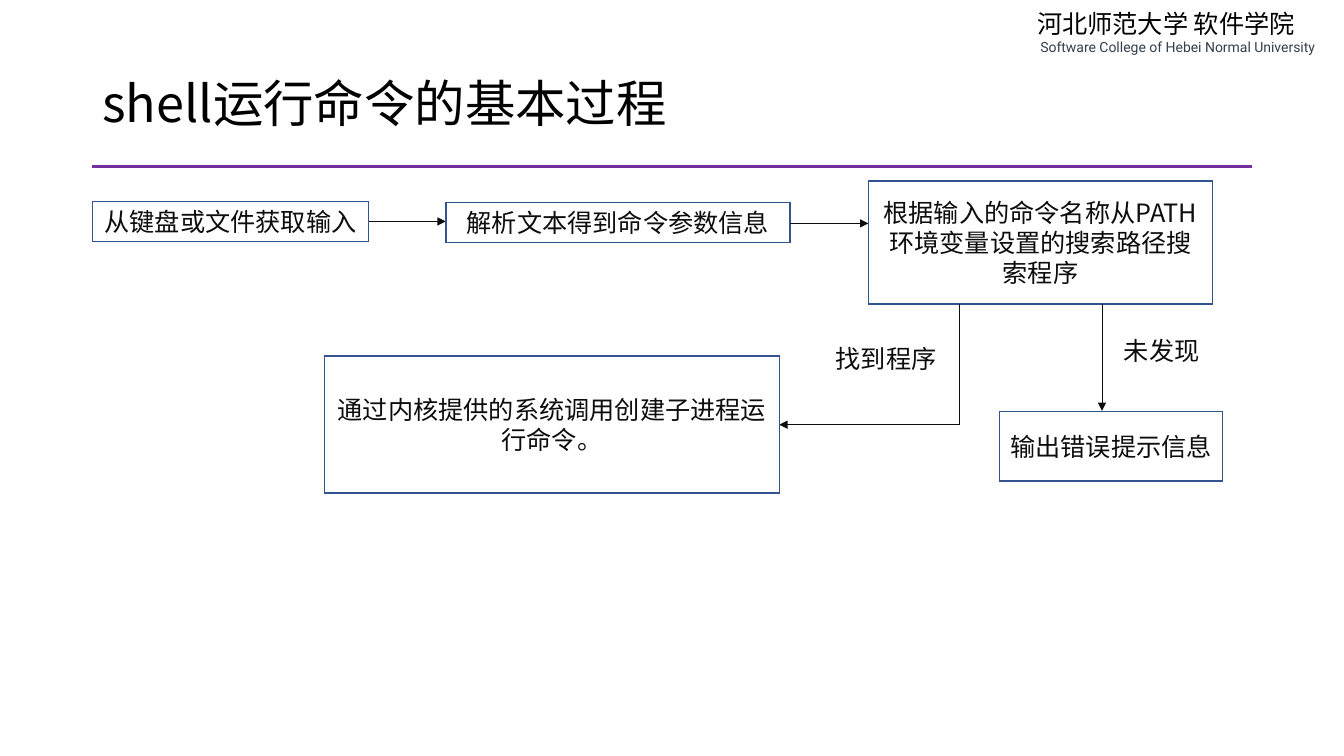
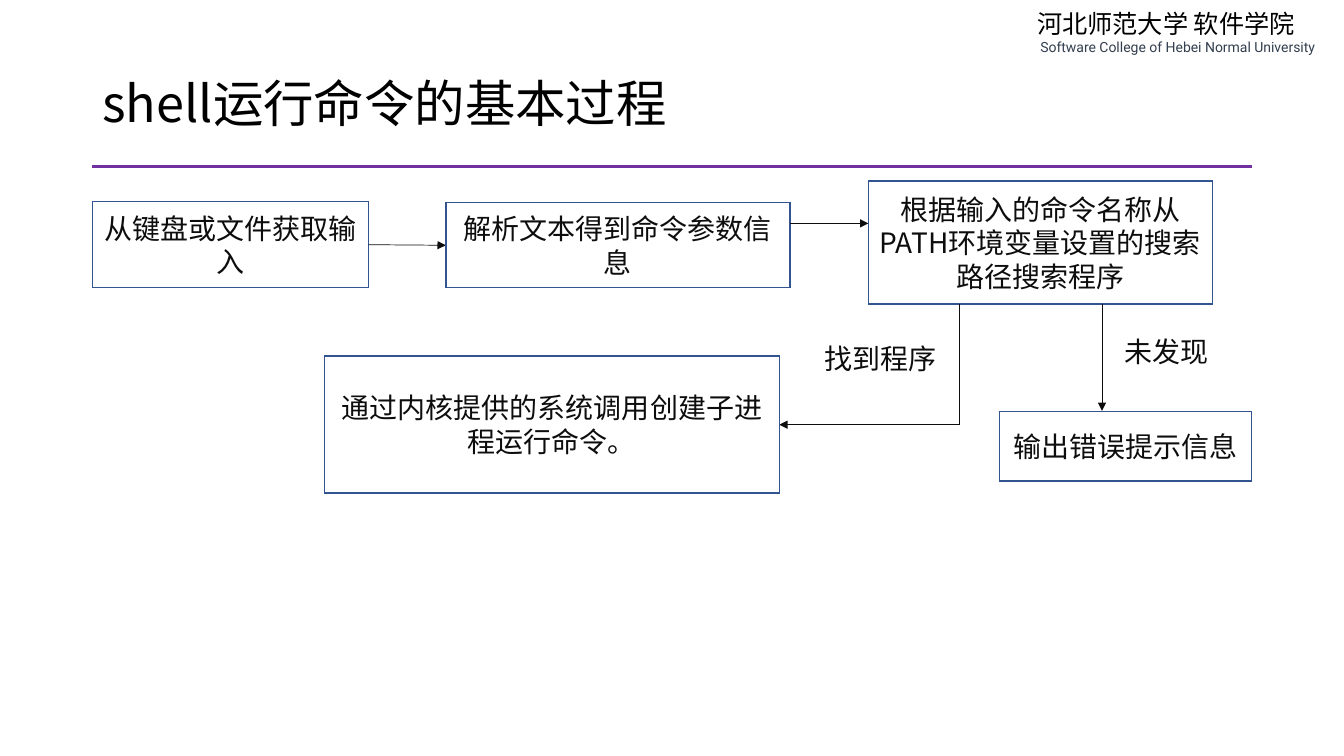
Before and after one commit to edu2act/course-php-serverside-development-on-linux, a slide deck: slide 10 of materials/slides/ch01-review-and-linux.pptx. Drawn at 1344x756 pixels with LibreOffice and Linux fonts; fonts in the diff are those of the drawing. Boxes give left, top, right and bottom in pixels: in the first picture for what was removed or moved away, otherwise in the second. Text is boxed around its words. In the diff, an @@ line names an element or a change of style, - is before the commit and + after.

```diff
--- a/materials/slides/ch01-review-and-linux.pptx
+++ b/materials/slides/ch01-review-and-linux.pptx
@@ size 18 to 20 pt in 7 elements at bbox=[869, 180, 1213, 303], bbox=[325, 356, 779, 493], bbox=[1111, 331, 1222, 370], bbox=[811, 339, 951, 378], bbox=[1000, 411, 1252, 481], bbox=[446, 203, 789, 287], bbox=[93, 202, 369, 288] @@
@@ rectangle "从键盘或文件获取输入": place and size @@
-rectangle "从键盘或文件获取输入" at bbox=[93, 202, 369, 241]
+rectangle "从键盘或文件获取输入" at bbox=[93, 202, 369, 288]
@@ rectangle "解析文本得到命令参数信息": place and size @@
-rectangle "解析文本得到命令参数信息" at bbox=[446, 203, 789, 242]
+rectangle "解析文本得到命令参数信息" at bbox=[446, 203, 789, 287]
@@ arrow moved from (369, 222) - (446, 222) to (369, 245) - (446, 245) @@
@@ rectangle "找到程序": place and size @@
-rectangle "找到程序" at bbox=[822, 339, 951, 378]
+rectangle "找到程序" at bbox=[811, 339, 951, 378]
@@ rectangle "未发现": place and size @@
-rectangle "未发现" at bbox=[1111, 331, 1213, 370]
+rectangle "未发现" at bbox=[1111, 331, 1222, 370]
@@ rectangle "输出错误提示信息": place and size @@
-rectangle "输出错误提示信息" at bbox=[1000, 411, 1223, 481]
+rectangle "输出错误提示信息" at bbox=[1000, 411, 1252, 481]
```
Also in this commit, not shown: 26 other slides changed, 2 other files.
